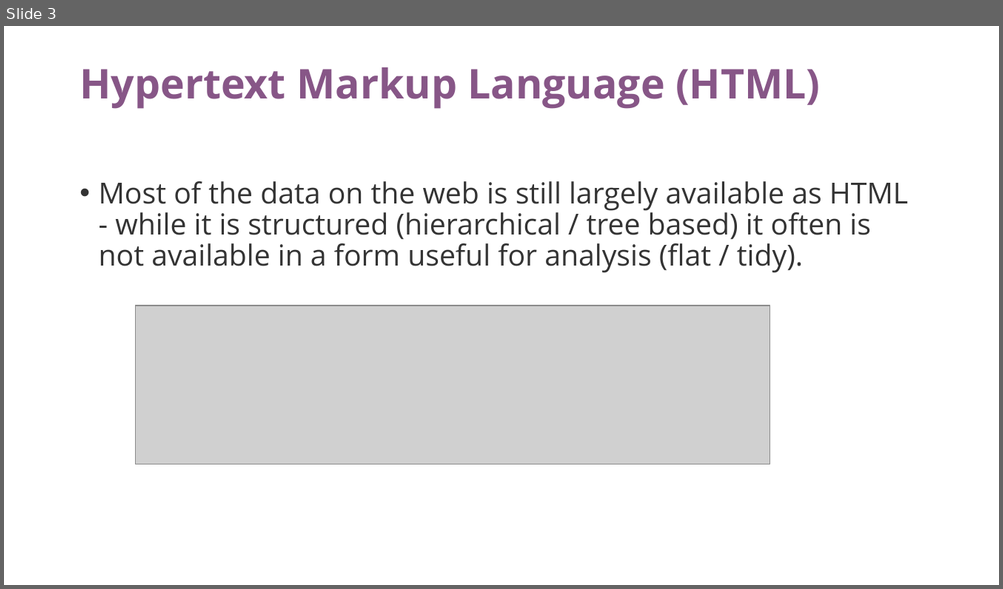
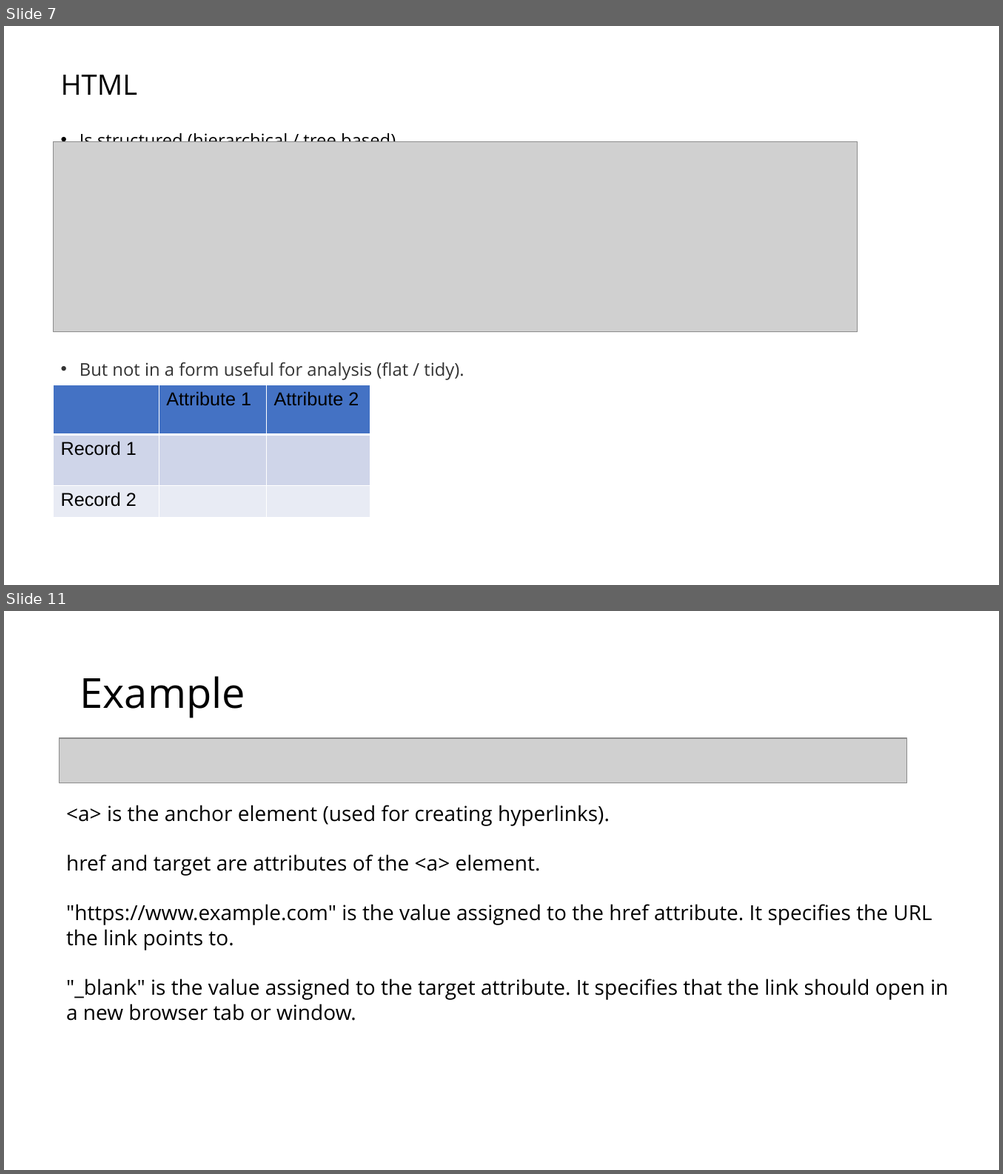
Before and after one commit to IshitaGopal/TRIADS_workshops, a slide deck: intro_to_web_scraping/intro_web_scraping_python.pptx. Shown one above the other, each under a label of ours: slide 3 before the commit, slides 7 and 11 after it; the slides between them are not shown. The pictures are 1003x589 and 1003x1174 pixels, drawn with LibreOffice and Linux fonts; fonts in the diff are those of the drawing; grey boxes stand for pictures. Boxes give left, top, right and bottom in pixels: in the first picture for what was removed or moved away, otherwise in the second. Text is boxed around its words. In the diff, an @@ line names an element or a change of style, - is before the commit and + after.

```diff
--- a/intro_to_web_scraping/intro_web_scraping_python.pptx
+++ b/intro_to_web_scraping/intro_web_scraping_python.pptx
@@ slide 11 added at <box>4,611,999,1170</box>, background #FFFFFF @@
@@ title added at <box>79,676,244,718</box>, 40 pt, text #000000 @@
+Example
@@ picture added at <box>60,738,907,783</box> @@
@@ text added at <box>66,805,948,1021</box>, 20 pt, text #000000 @@
+<a> is the anchor element (used for creating hyperlinks).
+href and target are attributes of the <a> element.
+"https://www.example.com" is the value assigned to the href attribute. It specifies the URL the link points to.
+"_blank" is the value assigned to the target attribute. It specifies that the link should open in a new browser tab or window.
@@ what was slide 3 is now slide 7 @@
@@ slide 7 changed as well @@
@@ title removed at <box>79,67,819,109</box> @@
-Hypertext Markup Language (HTML)
@@ text at <box>61,74,464,380</box>: text changed; size 28 to 17 pt @@
-• Most of the data on the web is still largely available as HTML - while it is structured (hierarchical / tree based) it often is not available in a form useful for analysis (flat / tidy).
+HTML
+• Is structured (hierarchical / tree based)
+• But not in a form useful for analysis (flat / tidy).
@@ picture: place and size @@
-picture at <box>135,306,769,465</box>
+picture at <box>54,141,856,332</box>
@@ table added at <box>54,386,370,520</box>, 3 rows, 3 columns @@
+ | Attribute 1 | Attribute 2
+Record 1 |  | 
+Record 2 |  | 
```
Also in this commit, not shown: 3 other slides changed, 9 other slides added, 3 slides removed, 26 other files.
